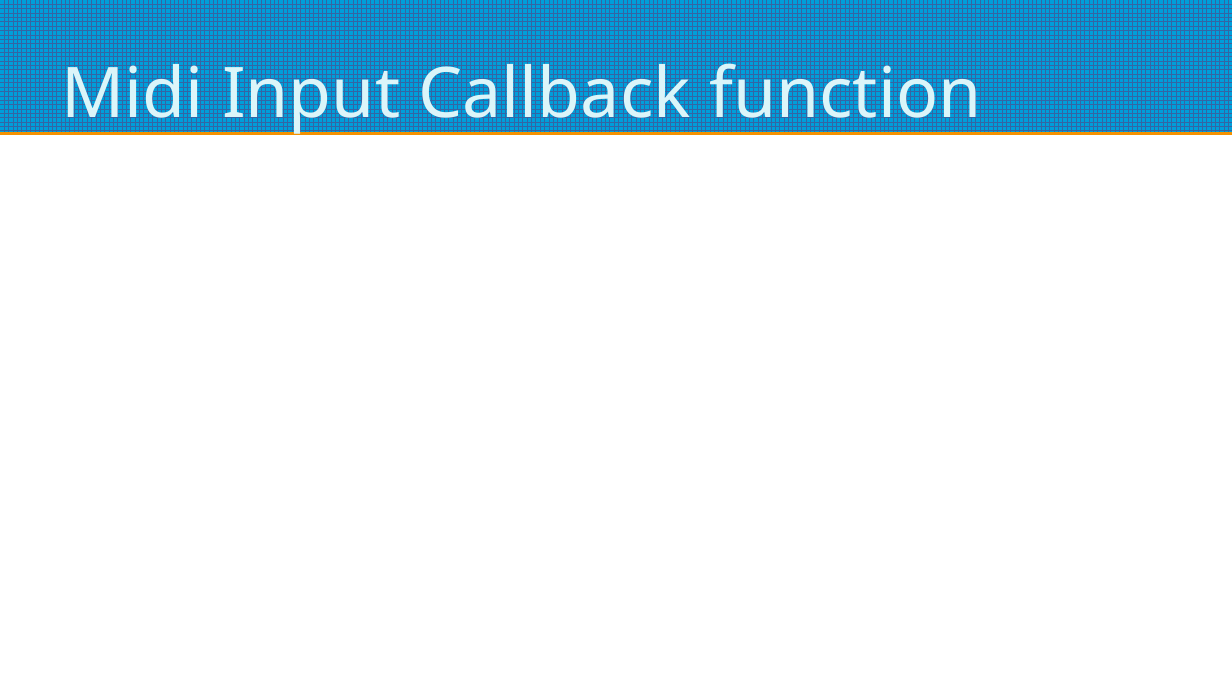
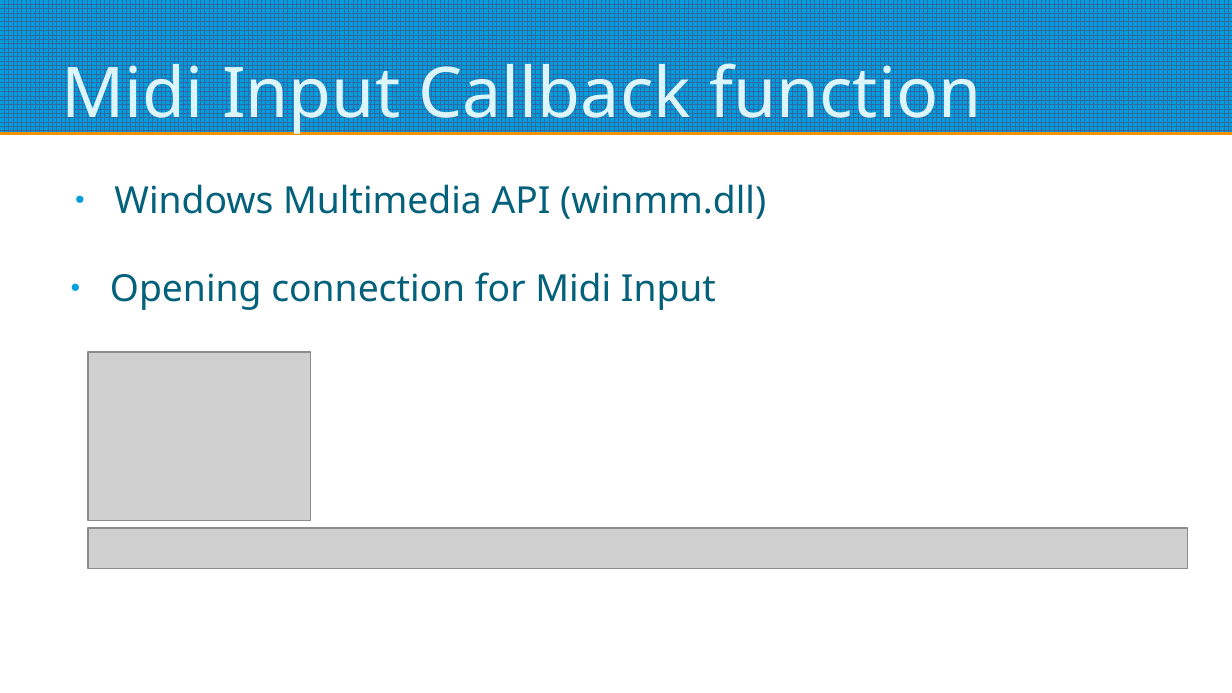
Before and after one commit to Jake-Fitzgerald/4th_year_final_project, a slide deck: slide 7 of Documents/Presentations/Capstone Project Presentation 2.odp (slide 5 before the commit). Drawn at 1232x693 pixels with LibreOffice and Linux fonts; fonts in the diff are those of the drawing; grey boxes stand for pictures. Boxes give left, top, right and bottom in pixels: in the first picture for what was removed or moved away, otherwise in the second. Text is boxed around its words. In the diff, an @@ line names an element or a change of style, - is before the commit and + after.

```diff
--- a/Documents/Presentations/Capstone Project Presentation 2.odp
+++ b/Documents/Presentations/Capstone Project Presentation 2.odp
@@ text added at <box>114,184,766,219</box>, 24 pt, text #04617B @@
+● Windows Multimedia API (winmm.dll)
@@ text added at <box>110,272,716,310</box>, 24 pt, text #04617B @@
+● Opening connection for Midi Input
@@ picture added at <box>88,352,311,521</box> @@
@@ picture added at <box>88,528,1188,569</box> @@
```
Also in this commit, not shown: 2 other slides changed, 5 slides added, 1 slide removed, 46 other files.
